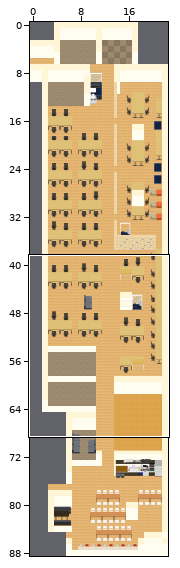
A Tiled map (JSON) gets an edit: maps/map.json. The picture above shows the old version from afar; the outline marks the close-up.
Close-up. Before:
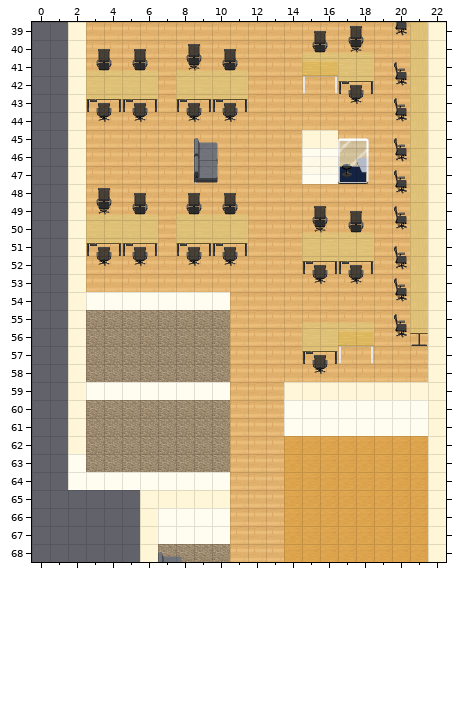
Cells are 32x32 px. Shown: x 0..22, y 39..68. The commit also changed other parts of the map, which this record leaves out.
Now the later version:
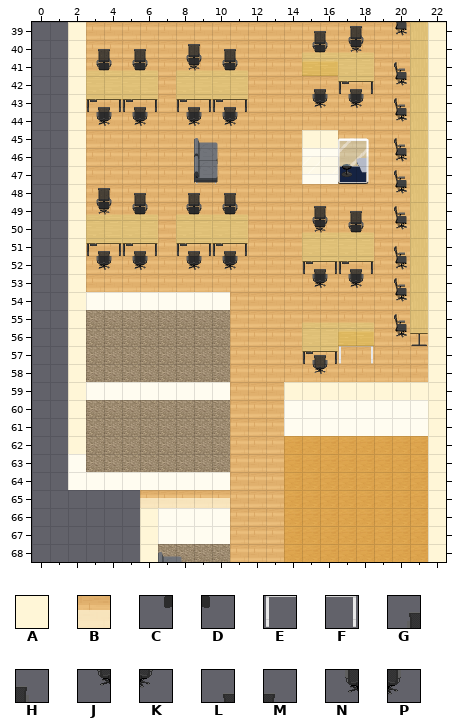
Key: from "Chunk 1": A 8, B 11, C 58, D 59, E 67, F 68, G 141, H 142, J 143, K 144, L 153, M 154, N 155, P 156.
_ is an empty cell.
See-through tiles are keyed as they look on the map.
The edit:
Layer "furniture":
y 42: x 15..16 EF -> __
y 43: x 15..18 ____ -> CDCD
y 44: x 3..6 ____ -> CDCD; x 8..11 ____ -> CDCD
y 52: x 3..6 ____ -> CDCD; x 8..11 ____ -> CDCD
y 53: x 15..18 ____ -> CDCD
Layer "Wallpaper Above player":
y 65: x 6..10 AAAAA -> BBBBB
Layer "abovePlayer1":
y 42: x 15..18 __GH -> LMLM
y 43: x 3..6 GHGH -> LMLM; x 8..11 GHGH -> LMLM; x 15..18 __JK -> NPNP
y 44: x 3..6 JKJK -> NPNP; x 8..11 JKJK -> NPNP
y 51: x 3..6 GHGH -> LMLM; x 8..11 GHGH -> LMLM
y 52: x 3..6 JKJK -> NPNP; x 8..11 JKJK -> NPNP; x 15..18 GHGH -> LMLM
y 53: x 15..18 JKJK -> NPNP
